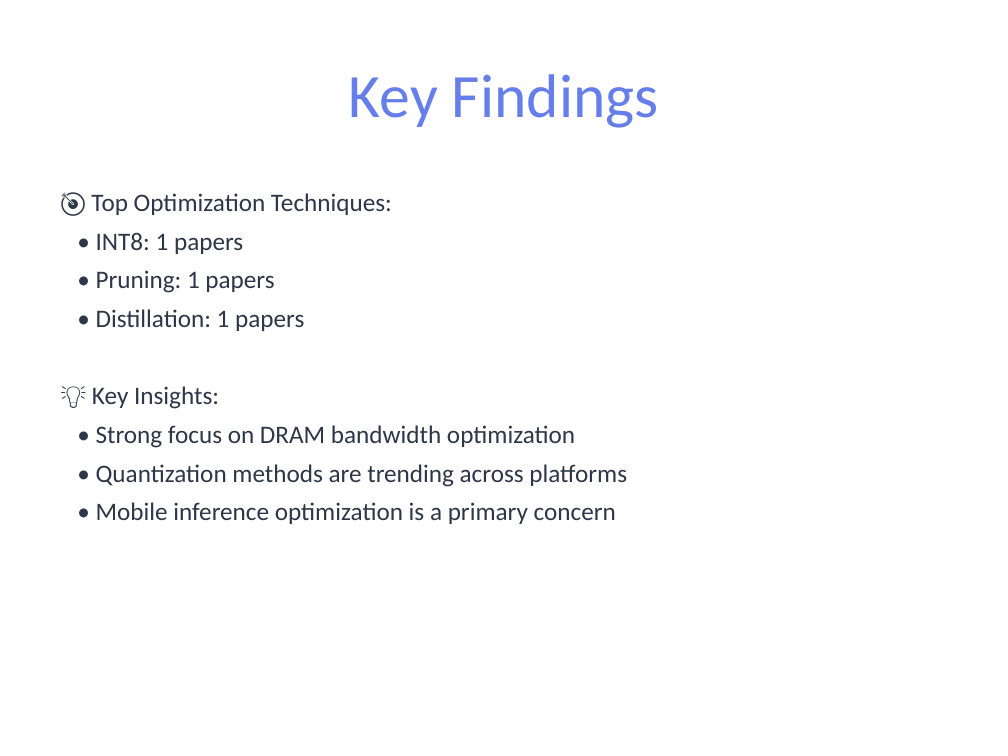
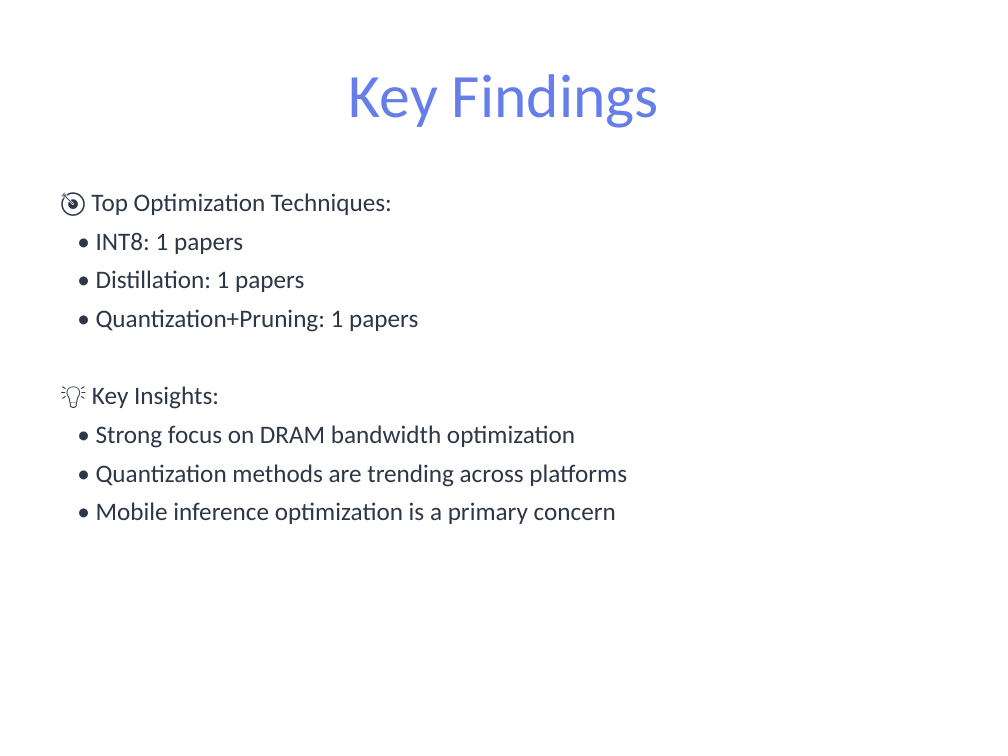
Before and after one commit to pbtsvinaysukhesh/dea-genai-agent, a slide deck: slide 3 of results/reports/report.pptx. Drawn at 1008x756 pixels with LibreOffice and Linux fonts; fonts in the diff are those of the drawing. Boxes give left, top, right and bottom in pixels: in the first picture for what was removed or moved away, otherwise in the second. Text is boxed around its words. In the diff, an @@ line names an element or a change of style, - is before the commit and + after.

```diff
--- a/results/reports/report.pptx
+++ b/results/reports/report.pptx
@@ text at (96, 270, 274, 293): paragraph removed @@
-• Pruning: 1 papers
@@ text at (96, 309, 418, 332): paragraph added @@
+• Quantization+Pruning: 1 papers
```
Also in this commit, not shown: 7 other slides changed, 3 slides removed, 6 other files.
